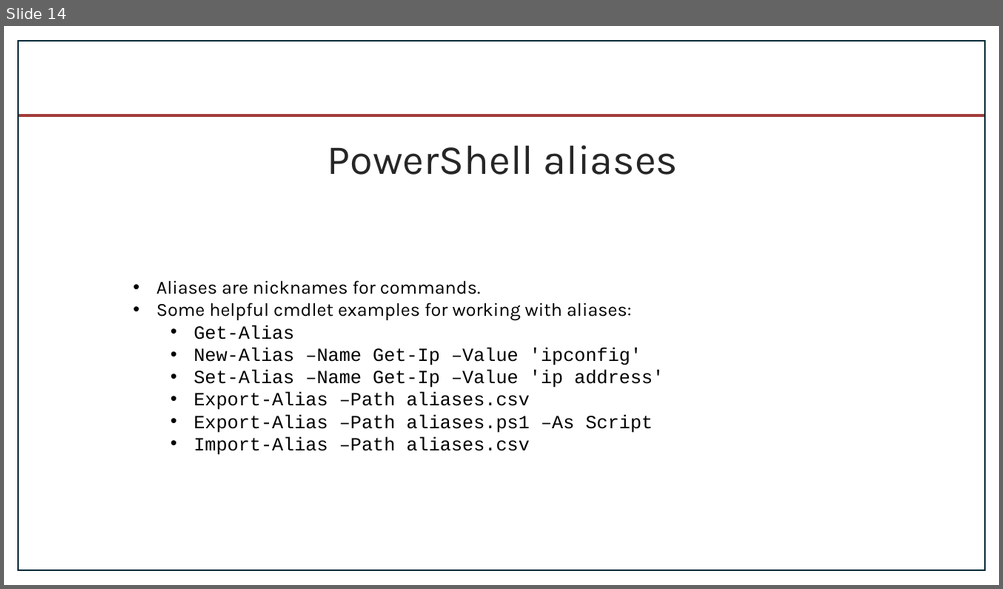
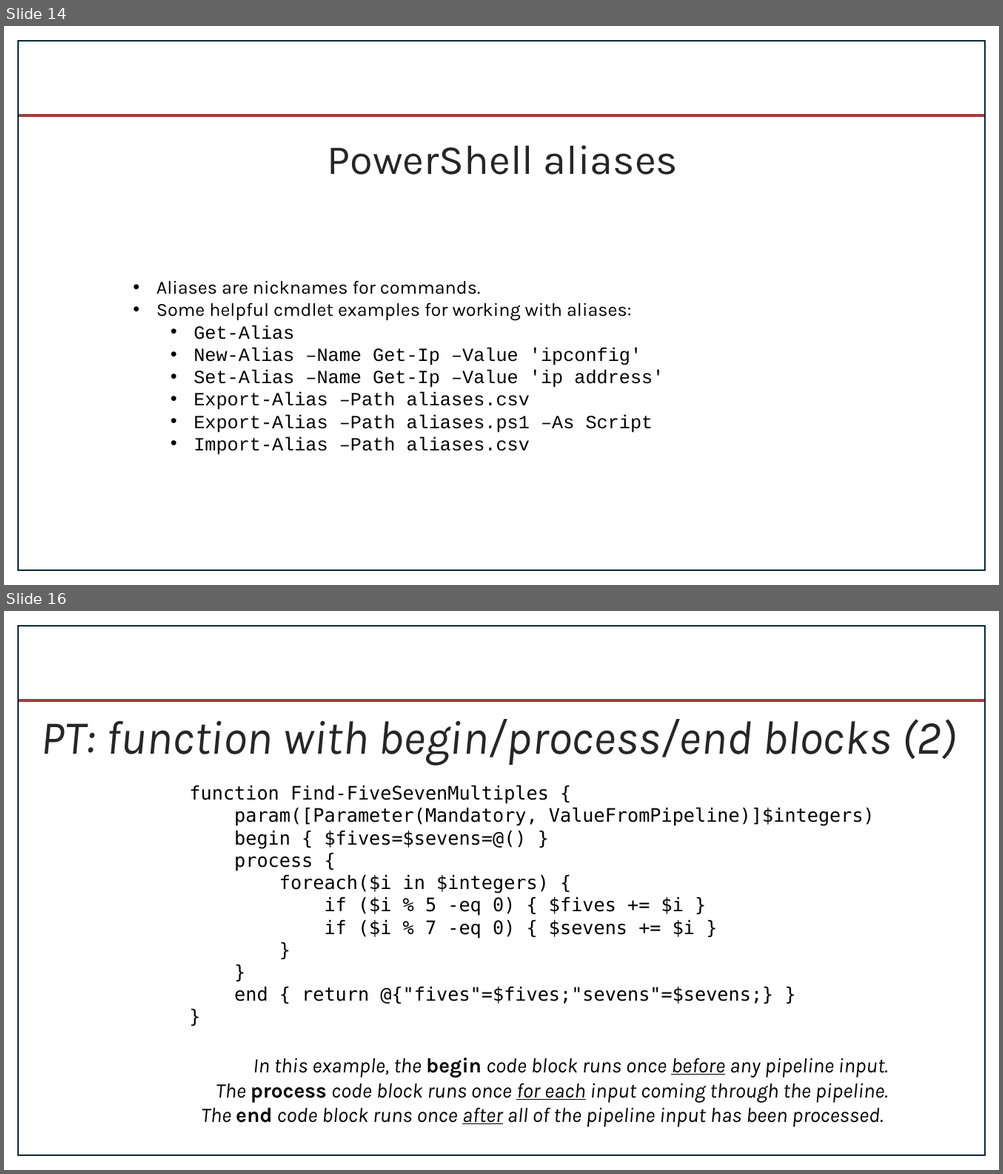
Before and after one commit to byui-cyber360/content, a slide deck: CYBER360-2.B-Profiles-Functions.pptx. Shown one above the other, each under a label of ours: slide 14 before the commit, slides 14 and 16 after it; the slides between them are not shown. The pictures are 1003x589 and 1003x1174 pixels, drawn with LibreOffice and Linux fonts; fonts in the diff are those of the drawing; background and template pictures are left out. Boxes give left, top, right and bottom in pixels: in the first picture for what was removed or moved away, otherwise in the second. Text is boxed around its words. In the diff, an @@ line names an element or a change of style, - is before the commit and + after.

Commit message:
new PT for pipeline functions with begin/process/end

```diff
--- a/CYBER360-2.B-Profiles-Functions.pptx
+++ b/CYBER360-2.B-Profiles-Functions.pptx
@@ slide 16 added at bbox=[4, 611, 999, 1170], background #FFFFFF; not listed: 2 template elements that a slide beside it also shows @@
@@ text added at bbox=[41, 719, 956, 766], 45.9 pt, text #262626, italic @@
+PT: function with begin/process/end blocks (2)
@@ text added at bbox=[189, 785, 888, 1128], 18 pt, text #000000 @@
+function Find-FiveSevenMultiples {
+param([Parameter(Mandatory, ValueFromPipeline)]$integers)
+begin { $fives=$sevens=@() }
+process {
+foreach($i in $integers) {
+if ($i % 5 -eq 0) { $fives += $i }
+if ($i % 7 -eq 0) { $sevens += $i }
+}
+}
+end { return @{"fives"=$fives;"sevens"=$sevens;} }
+}
+In this example, the begin code block runs once before any pipeline input.
+The process code block runs once for each input coming through the pipeline.
+The end code block runs once after all of the pipeline input has been processed.
```
Also in this commit, not shown: 1 other slide added.
